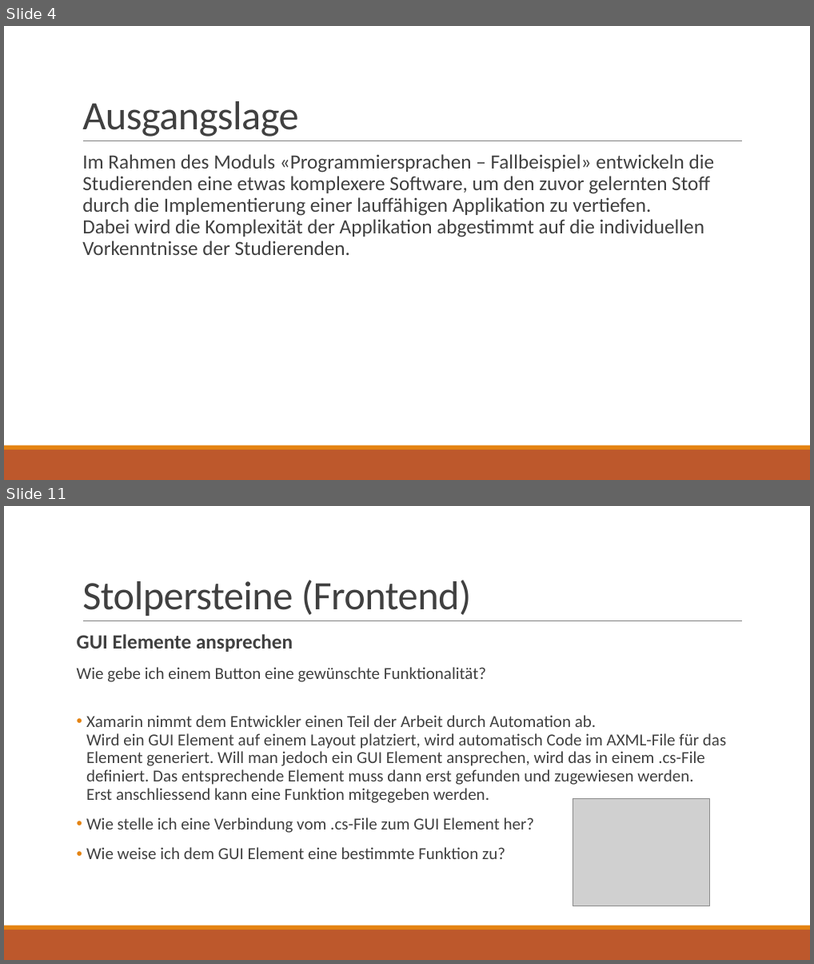
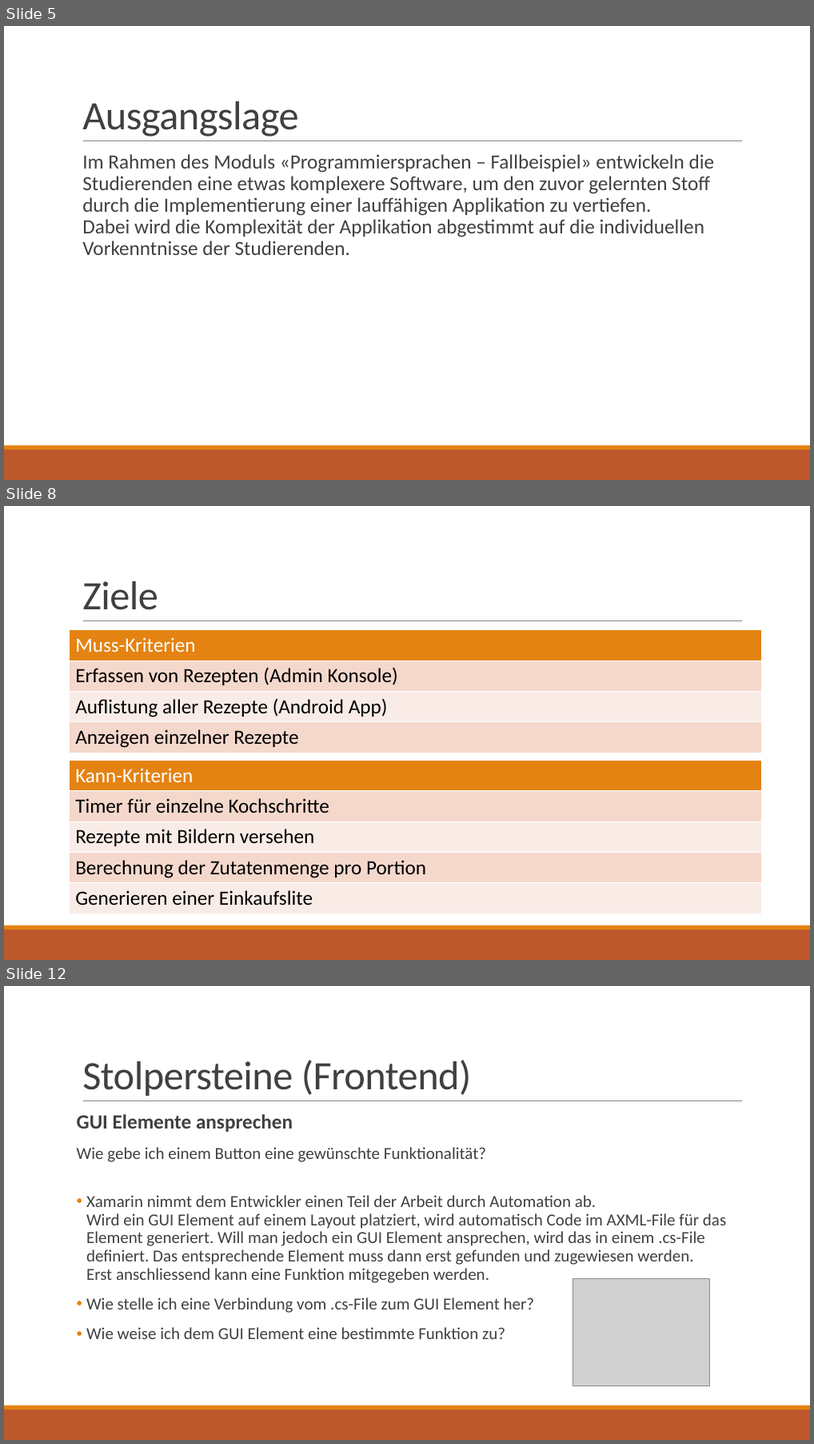
Before and after one commit to HolzbaumStudios/CookBook, a slide deck: Docs/Präsentation_Kochbuch.pptx. Shown one above the other, each under a label of ours: slides 4 and 11 before the commit, slides 5, 8 and 12 after it; the slides between them are not shown. The pictures are 814x964 and 814x1444 pixels, drawn with LibreOffice and Linux fonts; fonts in the diff are those of the drawing; grey boxes stand for pictures. Boxes give left, top, right and bottom in pixels: in the first picture for what was removed or moved away, otherwise in the second. Text is boxed around its words. In the diff, an @@ line names an element or a change of style, - is before the commit and + after.

```diff
--- a/Docs/Präsentation_Kochbuch.pptx
+++ b/Docs/Präsentation_Kochbuch.pptx
@@ slide 8 added at [4,506,810,960], background #FFFFFF; not listed: 3 template elements that a slide beside it also shows @@
@@ title added at [82,581,158,610], 48 pt, text #404040 @@
+Ziele
@@ table added at [70,630,762,751], 4 rows, 1 columns @@
+Muss-Kriterien
+Erfassen von Rezepten (Admin Konsole)
+Auflistung aller Rezepte (Android App)
+Anzeigen einzelner Rezepte
@@ table added at [70,760,762,912], 5 rows, 1 columns @@
+Kann-Kriterien
+Timer für einzelne Kochschritte
+Rezepte mit Bildern versehen
+Berechnung der Zutatenmenge pro Portion
+Generieren einer Einkaufslite
@@ what was slide 4 is now slide 5 @@
@@ what was slide 11 is now slide 12 @@
```
Also in this commit, not shown: 10 slides changed, 3 other slides added, 1 slide removed.
